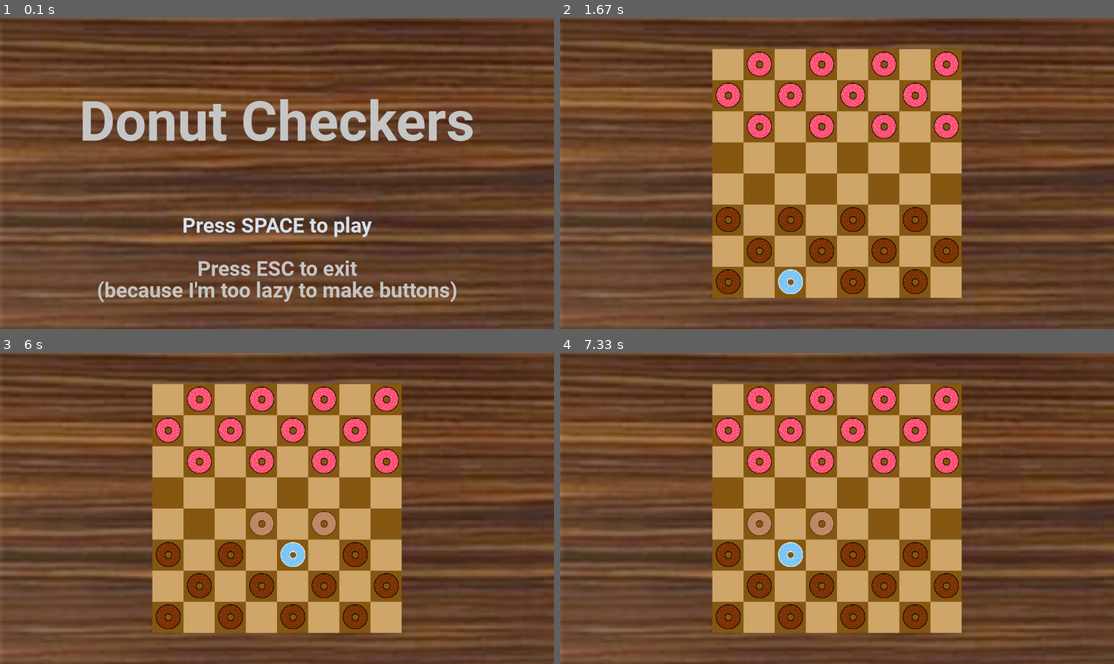
Above: before the commit, frames 1-4 (two rows, left to right).
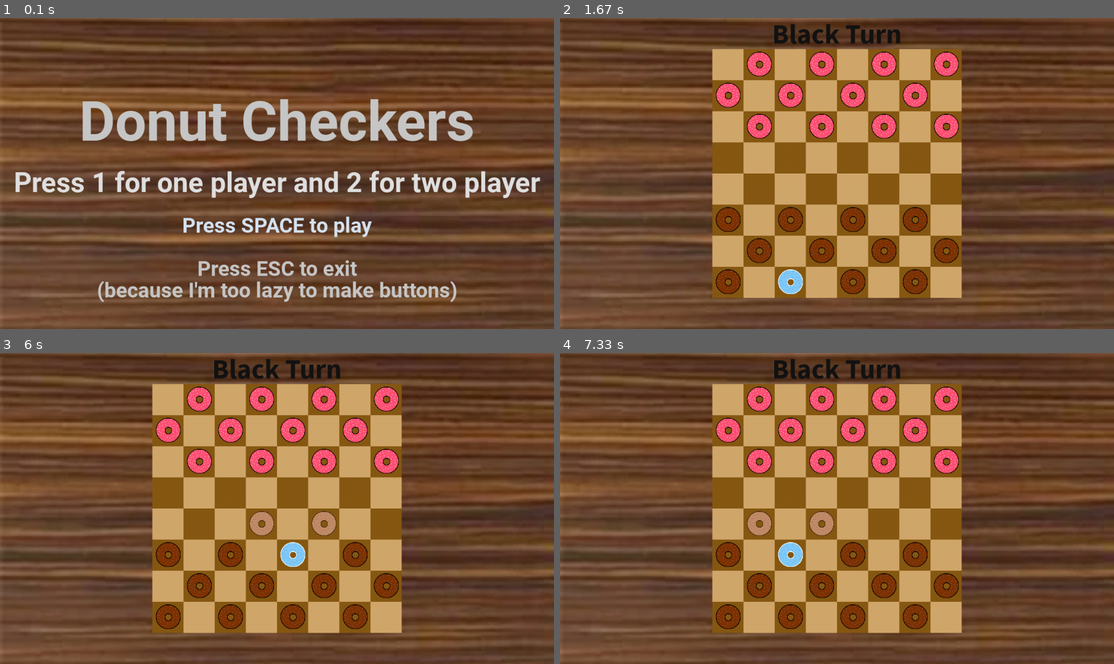
Above: after the commit, the same moments.

Repository: SeriousGuy888/pygame-checkers
Game: pygame game, started from __main__.py
Same seed, same stepped clock (60 frames per second), same inputs: the game is played once before the commit and once after it.
Inputs (mouse positions are in pixels of both pictures, inside the frame that each line leads up to):
- Up to frame 1 (0.1 s): no input
- Up to frame 2 (1.67 s): tap Space at 0.33 s; press the mouse at (848, 67) at 0.7 s; move the mouse to (776, 89) at 0.8 s; release the mouse at (704, 111) at 0.93 s; press the mouse at (848, 67) at 1.03 s; move the mouse to (853, 173) at 1.13 s; release the mouse at (859, 276) at 1.27 s; click (787, 282) at 1.38 s
- Up to frame 3 (6 s): click (221, 558) at 1.75 s; press the mouse at (227, 617) at 2.53 s; move the mouse to (282, 514) at 2.63 s; release the mouse at (337, 415) at 2.77 s; press the mouse at (227, 617) at 2.87 s; move the mouse to (227, 555) at 2.97 s; release the mouse at (221, 496) at 3.1 s; press the mouse at (227, 617) at 3.2 s; move the mouse to (265, 583) at 3.3 s; release the mouse at (299, 552) at 3.43 s; press the mouse at (227, 617) at 3.53 s; move the mouse to (271, 536) at 3.63 s; release the mouse at (315, 458) at 3.77 s; press the mouse at (227, 617) at 3.87 s; move the mouse to (160, 552) at 3.97 s; release the mouse at (94, 486) at 4.1 s; press the mouse at (227, 617) at 4.2 s; move the mouse to (271, 520) at 4.3 s; release the mouse at (310, 424) at 4.43 s; press the mouse at (227, 617) at 4.53 s; move the mouse to (160, 555) at 4.63 s; release the mouse at (94, 496) at 4.77 s; press the mouse at (227, 617) at 4.87 s; move the mouse to (232, 595) at 4.97 s; release the mouse at (243, 576) at 5.1 s; press the mouse at (227, 617) at 5.2 s; move the mouse to (227, 589) at 5.3 s; release the mouse at (227, 564) at 5.43 s; press the mouse at (227, 617) at 5.53 s; move the mouse to (277, 611) at 5.63 s; release the mouse at (326, 608) at 5.77 s; click (282, 567) at 5.88 s
- Up to frame 4 (7.33 s): click (720, 608) at 6.22 s; click (842, 548) at 6.55 s; click (776, 542) at 6.88 s; press the mouse at (776, 542) at 7.2 s; move the mouse to (753, 552) at 7.3 s

The runs differ from the first frame. In frame 1, 2.7% of the frame differs, in the area x 2-98%, y 49-58%; in frame 2, 0.6%; in frame 3, 0.6%; in frame 4, 0.6%.

Commit message:
added one player defintion and turn display

Diff:
--- a/__main__.py
+++ b/__main__.py
@@ -1,4 +1,3 @@
-
 import sys
 import ctypes
 import math
@@ -11,6 +10,8 @@
 from pygame.locals import (
     K_ESCAPE,
     K_SPACE,
+    K_1,
+    K_2,
     KEYDOWN,
     QUIT,
     MOUSEBUTTONDOWN,
@@ -71,6 +72,7 @@
 move_sounds = load_sounds_from_files.load_sounds_from_files(get_directory_files.get_directory_files("./assets/sfx/move", "*.wav"))
 
 roboto_bold = "./assets/fonts/Roboto-Bold.ttf"
+source_sans_bold = "./assets/fonts/SourceSansPro-Bold.ttf"
 
 # * red down; black up
 
@@ -86,6 +88,8 @@
 
 turn = 1
 winner = 2
+
+one_player = False
 
 def main():
     RUNNING = True # running variable - will be set to false when x is pressed, quitting the program
@@ -108,6 +112,11 @@
                         spawn_sprites.spawn_sprites()
                     if event.key == K_ESCAPE:
                         RUNNING = False
+                    if event.key == K_1:
+                        one_player = True
+                    if event.key == K_2:
+                        one_player = False
+
                 if game_state == 1:
                     if event.key == K_ESCAPE:
                         game_state = 0
@@ -117,6 +126,7 @@
 
         if game_state == 0:
             boring_colour = (200, 200, 200)
+            other_colour = (225, 225, 225)
             start_colour = (
                 clamp.clamp(200 + (ticks % 50 * 2), 0, 255),
                 clamp.clamp(200 + (ticks % 50 * 4), 0, 255),
@@ -126,11 +136,13 @@
             title_y = SCREEN_HEIGHT // 3
 
             title = show_text.show_text(roboto_bold, 128, boring_colour, (SCREEN_WIDTH // 2, title_y), "Donut Checkers")
+            player_amount = show_text.show_text(roboto_bold, 64, other_colour, (SCREEN_WIDTH // 2, SCREEN_HEIGHT // 3 * 2 - 100), "Press 1 for one player and 2 for two player")
             start = show_text.show_text(roboto_bold, 48, start_colour, (SCREEN_WIDTH // 2, SCREEN_HEIGHT // 3 * 2), "Press SPACE to play")
             exiting = show_text.show_text(roboto_bold, 48, boring_colour, (SCREEN_WIDTH // 2, SCREEN_HEIGHT // 3 * 2 + 100), "Press ESC to exit")
             buttons = show_text.show_text(roboto_bold, 48, boring_colour, (SCREEN_WIDTH // 2, SCREEN_HEIGHT // 3 * 2 + 150), "(because I'm too lazy to make buttons)")
 
             screen.blit(title["text"], title["rect"])
+            screen.blit(player_amount["text"], player_amount["rect"])
             screen.blit(start["text"], start["rect"])
             screen.blit(exiting["text"], exiting["rect"])
             screen.blit(buttons["text"], buttons["rect"])
@@ -169,6 +181,14 @@
                     )
                 )
 
+                global turn
+                if turn == 0:
+                    show_turn = show_text.show_text(source_sans_bold, 64, (242, 39, 39), (SCREEN_WIDTH // 2, 0 + (square_size // 2)), "Red Turn")
+                if turn == 1:
+                    show_turn = show_text.show_text(source_sans_bold, 64, (20, 20, 20), (SCREEN_WIDTH // 2, 0 + (square_size // 2)), "Black Turn")
+
+                screen.blit(show_turn["text"], show_turn["rect"])
+
 
 
             # mouse_collide = pygame.sprite.spritecollide
@@ -178,7 +198,6 @@
 
 
             if mouse_pressed[0]:
-                global turn
                 for loop_piece in pieces:
                     if(
                         loop_piece.x * square_size + board_x_offset < mouse_pos_x and
--- a/checkers_classes/piece.py
+++ b/checkers_classes/piece.py
@@ -20,6 +20,7 @@
 
         self.jump_count = 0
         self.kinged = False
+        self.ai = main.one_player and self.team == 0
         self.image, self.rect = img, img
         the_screen = main.pygame.display.get_surface() # get the screen variable i think
         self.area = the_screen.get_rect()
Binary file added: assets/fonts/SourceSansPro-Bold.ttf
